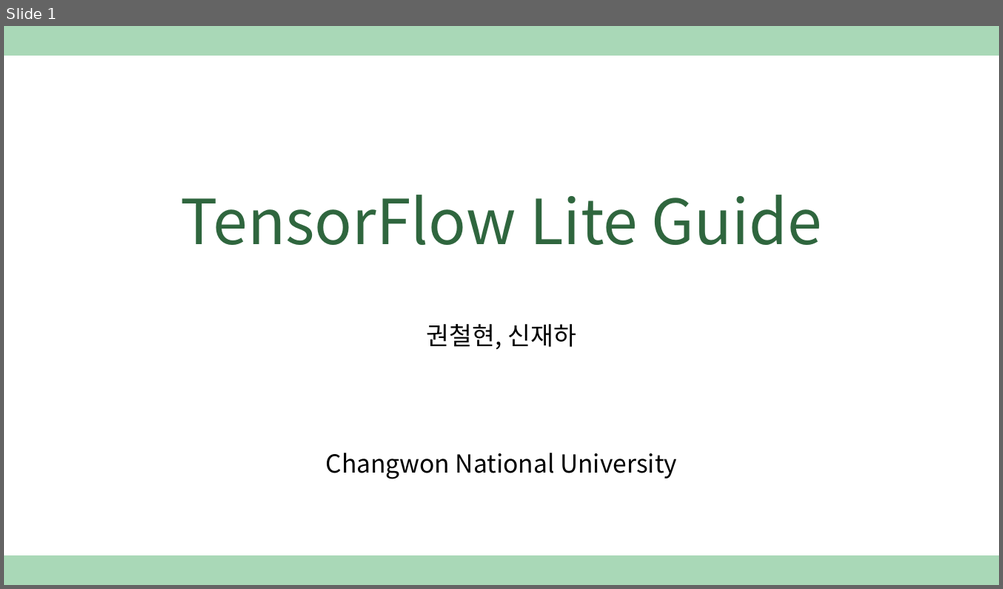
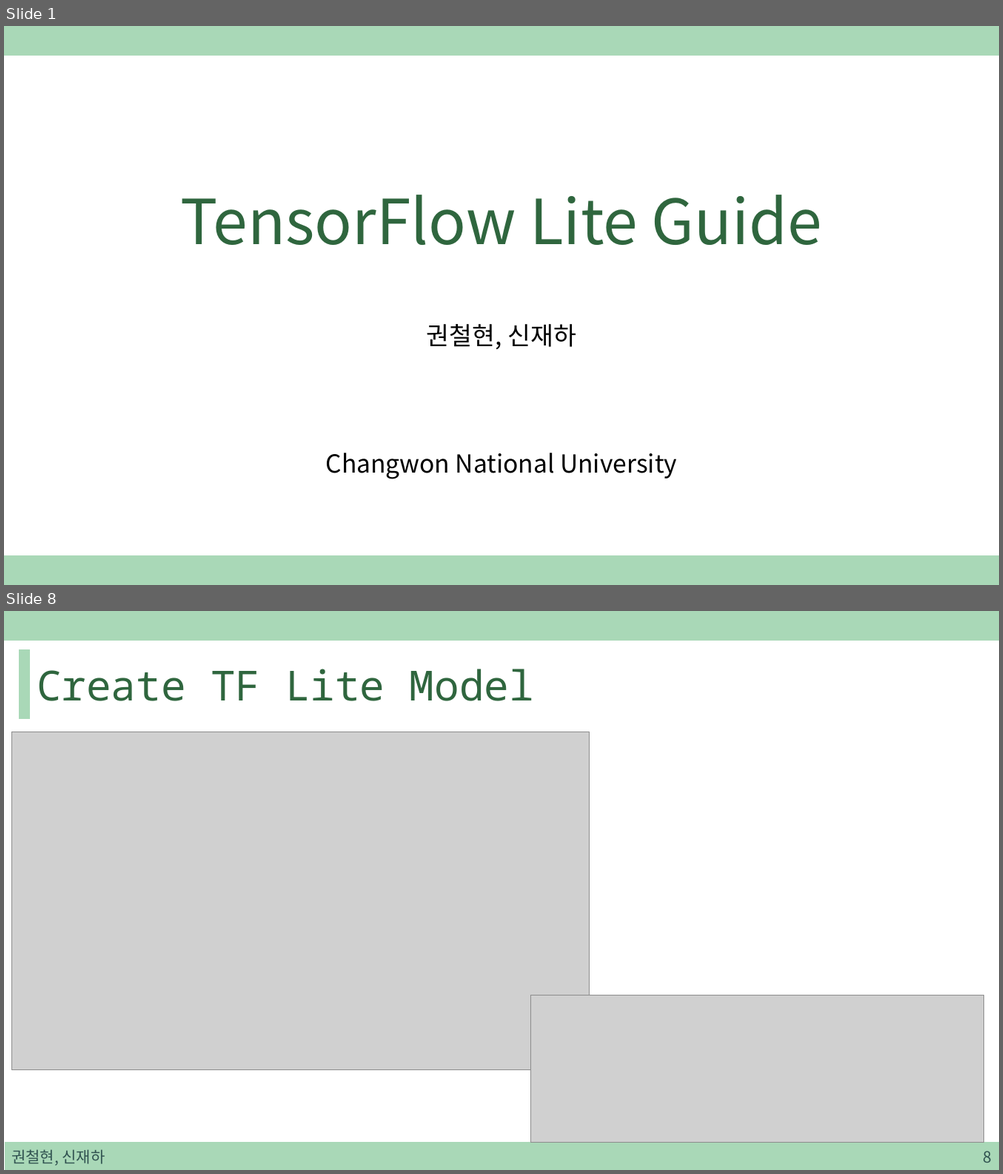
Before and after one commit to sjh4287/capston, a slide deck: 2022.01.07/TensorFlow Lite Guide.pptx. Shown one above the other, each under a label of ours: slide 1 before the commit, slides 1 and 8 after it; the slides between them are not shown. The pictures are 1003x589 and 1003x1174 pixels, drawn with LibreOffice and Linux fonts; fonts in the diff are those of the drawing; grey boxes stand for pictures. Boxes give left, top, right and bottom in pixels: in the first picture for what was removed or moved away, otherwise in the second. Text is boxed around its words. In the diff, an @@ line names an element or a change of style, - is before the commit and + after.

```diff
--- a/2022.01.07/TensorFlow Lite Guide.pptx
+++ b/2022.01.07/TensorFlow Lite Guide.pptx
@@ slide 8 added at (4, 611, 999, 1170), background #FFFFFF; not listed: 1 template element that a slide beside it also shows @@
@@ rectangle added at (20, 649, 29, 718), fill #A9D8B7, outline #A9D8B7 1 pt @@
@@ title added at (37, 669, 534, 701), 40 pt, text #2F663E @@
+Create TF Lite Model
@@ picture added at (11, 732, 589, 1071) @@
@@ picture added at (530, 995, 983, 1143) @@
@@ rectangle added at (5, 1143, 999, 1170), fill #A9D8B7, outline #A9D8B7 1 pt @@
@@ text added at (11, 1150, 105, 1166), 15 pt, text #305250 @@
+권철현, 신재하
@@ page number added at (982, 1151, 991, 1163), 15 pt, text #305250 @@
+8
```
Also in this commit, not shown: 21 other slides added.
